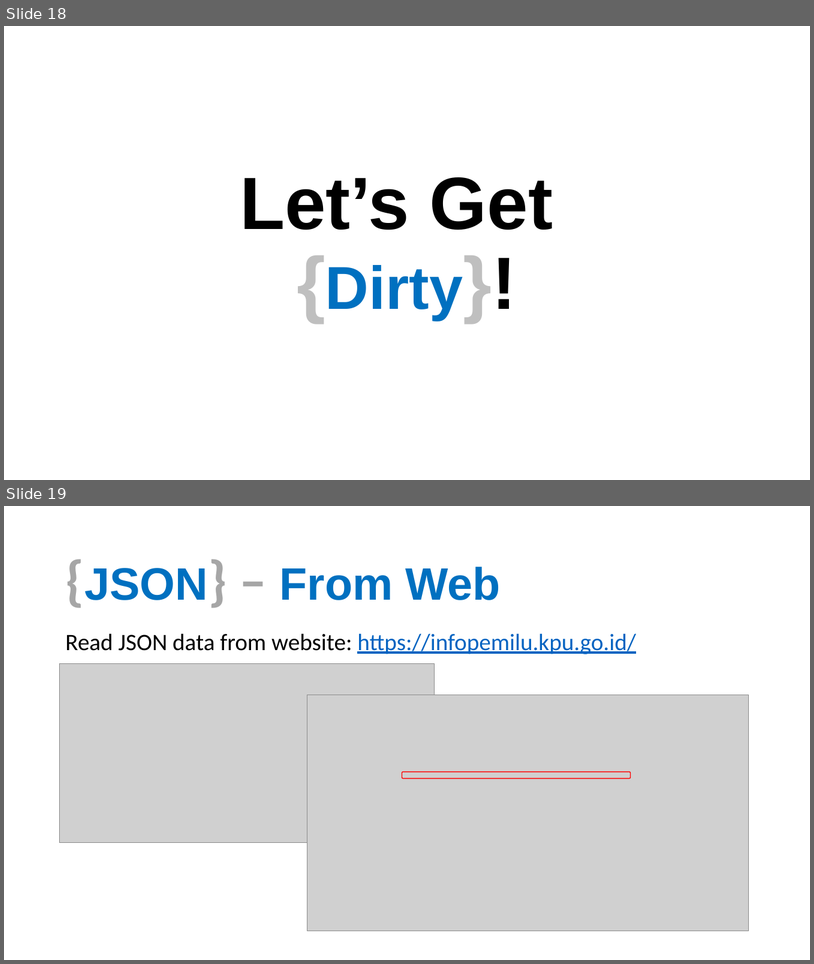
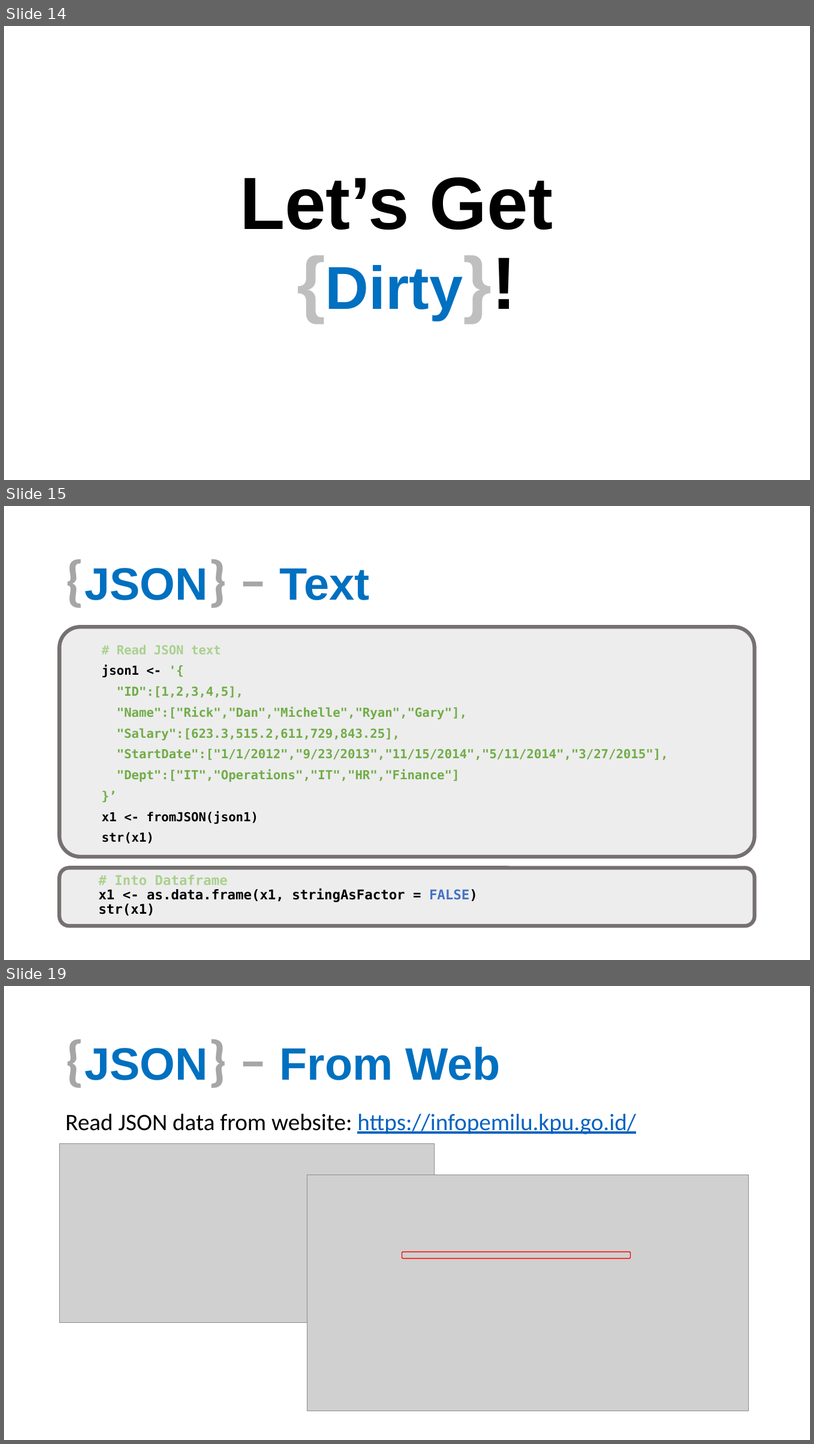
Before and after one commit to aephidayatuloh/basic_r_json, a slide deck: Introduction To R & JSON.pptx. Shown one above the other, each under a label of ours: slides 18 and 19 before the commit, slides 14, 15 and 19 after it; the slides between them are not shown. The pictures are 814x964 and 814x1444 pixels, drawn with LibreOffice and Linux fonts; fonts in the diff are those of the drawing; grey boxes stand for pictures; background and template pictures are left out. Boxes give left, top, right and bottom in pixels: in the first picture for what was removed or moved away, otherwise in the second. Text is boxed around its words. In the diff, an @@ line names an element or a change of style, - is before the commit and + after.

```diff
--- a/Introduction To R & JSON.pptx
+++ b/Introduction To R & JSON.pptx
@@ slide 15 added at box(4, 506, 810, 960), background #FFFFFF @@
@@ title added at box(84, 568, 370, 600), 54 pt, text #0070C0, bold @@
+{JSON} – Text
@@ text added at box(60, 627, 755, 857), fill #EDEDED, outline #767171 4.5 pt, 14.8 pt, text #70AD47, bold @@
+# Read JSON text
+json1 <- '{
+"ID":[1,2,3,4,5],
+"Name":["Rick","Dan","Michelle","Ryan","Gary"],
+"Salary":[623.3,515.2,611,729,843.25],
+"StartDate":["1/1/2012","9/23/2013","11/15/2014","5/11/2014","3/27/2015"],
+"Dept":["IT","Operations","IT","HR","Finance"]
+}’
+x1 <- fromJSON(json1)
+str(x1)
@@ rounded rectangle added at box(60, 868, 755, 926), fill #EDEDED, outline #767171 4.5 pt, 16 pt, text #000000, bold @@
+# Into Dataframe
+x1 <- as.data.frame(x1, stringAsFactor = FALSE)
+str(x1)
@@ what was slide 18 is now slide 14 @@
```
Also in this commit, not shown: 8 slides changed, 5 other slides added, 4 slides removed.
